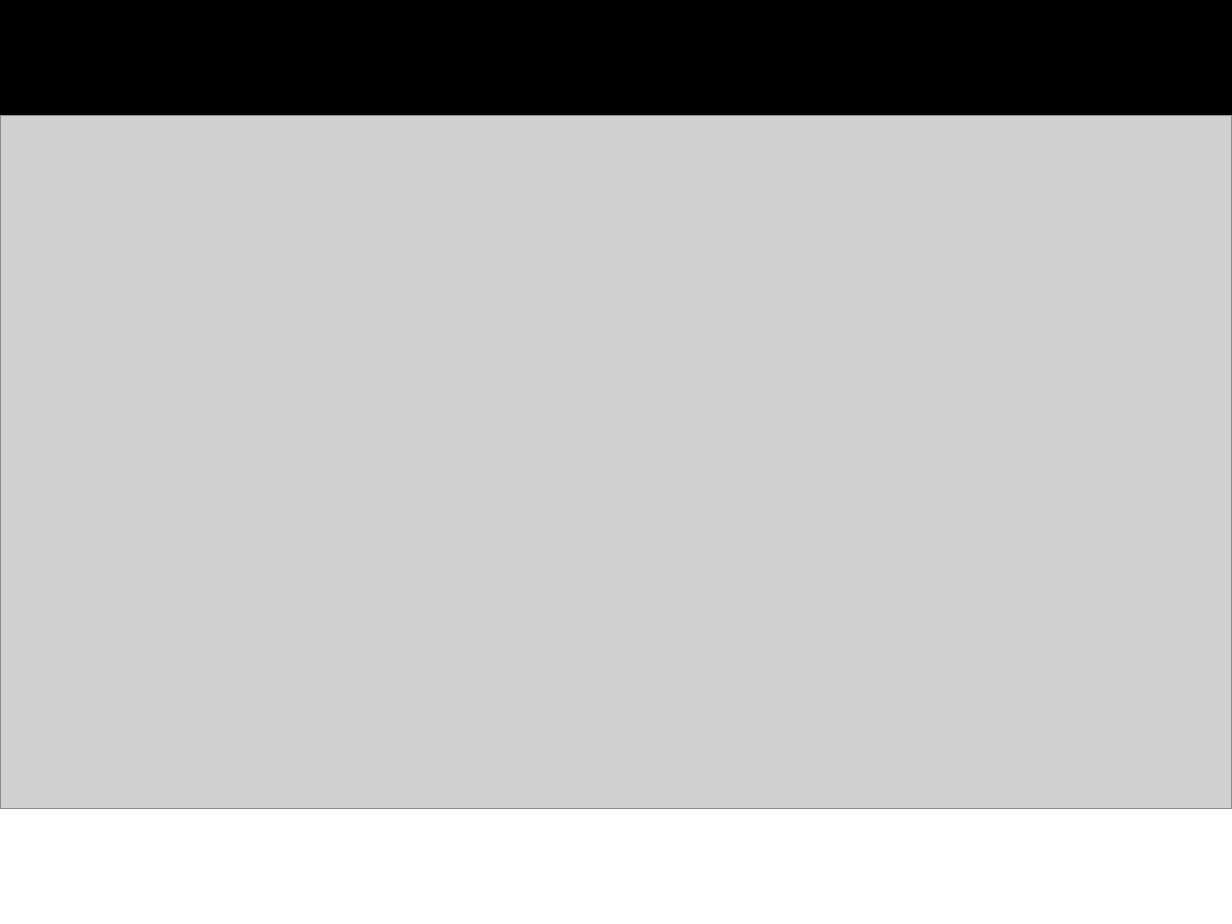
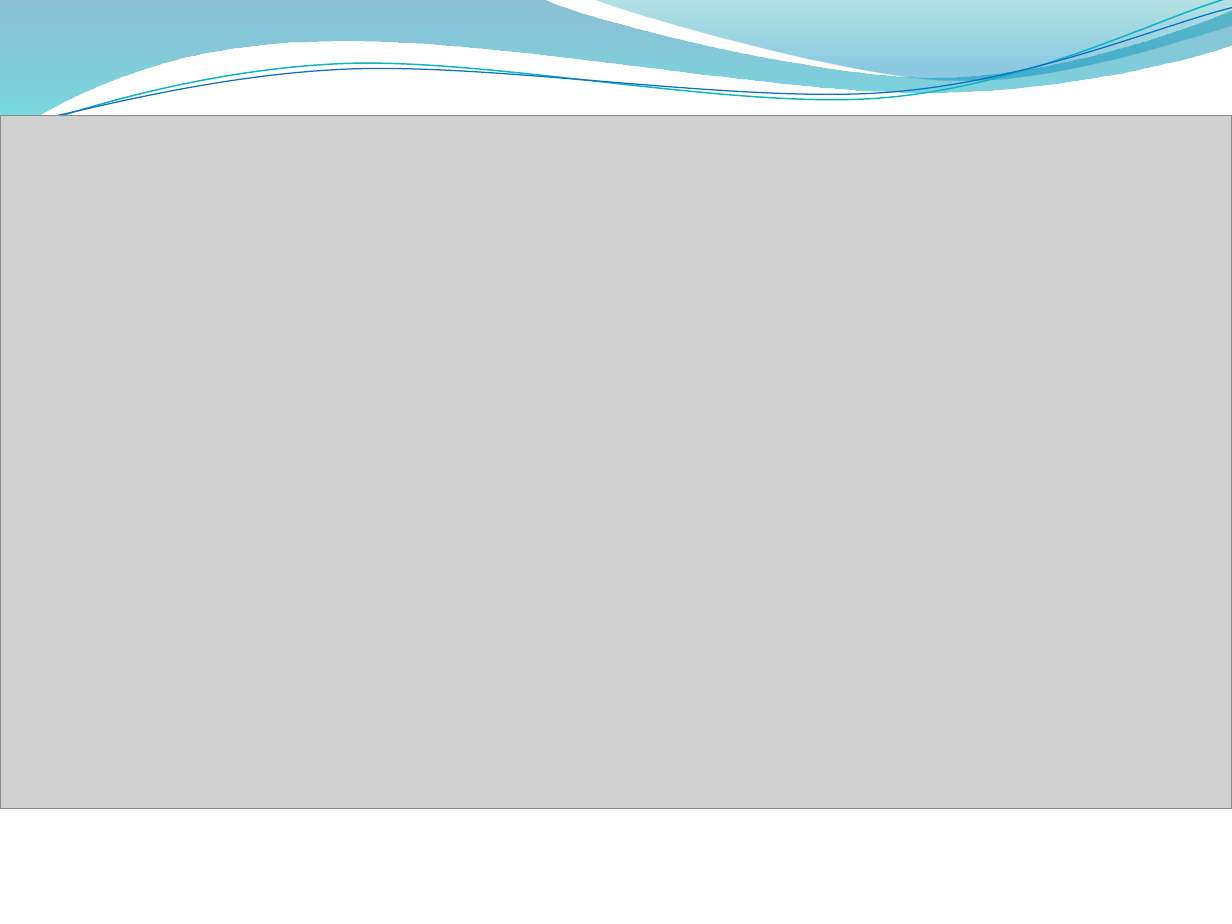
Before and after one commit to hbiop/sr_2_makarow_pr-22.106, a slide deck: slide 2 of makarow2.pptx. Drawn at 1232x924 pixels with LibreOffice and Linux fonts; fonts in the diff are those of the drawing; grey boxes stand for pictures; background and template pictures are left out. Boxes give left, top, right and bottom in pixels: in the first picture for what was removed or moved away, otherwise in the second. Text is boxed around its words. In the diff, an @@ line names an element or a change of style, - is before the commit and + after.

```diff
--- a/makarow2.pptx
+++ b/makarow2.pptx
@@ rectangle removed at (0, 0, 1232, 193) @@
@@ freeform shape added at (0, 0, 1232, 139), fill gradient #0074A1 to #00C6CF @@
@@ freeform shape added at (0, 0, 1232, 144), outline #0AB8BF 0.85 pt @@
@@ freeform shape added at (0, 8, 1232, 137), outline #0F6FC6 0.75 pt @@
@@ freeform shape added at (590, 0, 1232, 85), fill gradient #00A1A9 to #008BBF @@
```
Also in this commit, not shown: 1 slide added, 1 slide removed, 2 other files.
